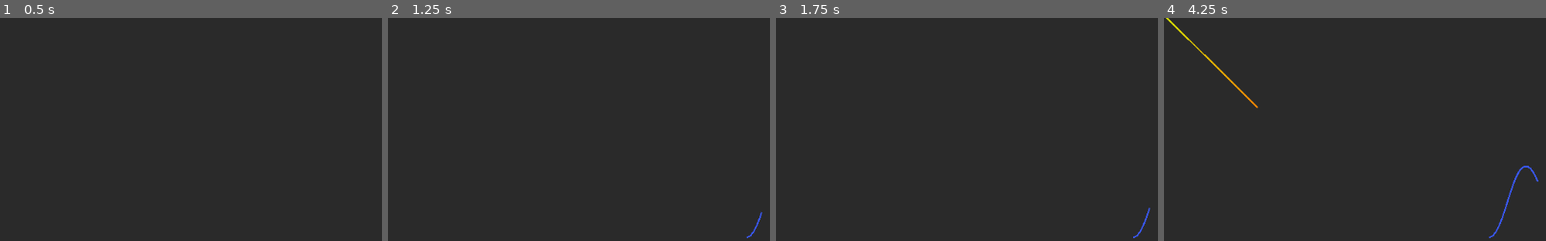
Above: before the commit, frames 1-4 (left to right).
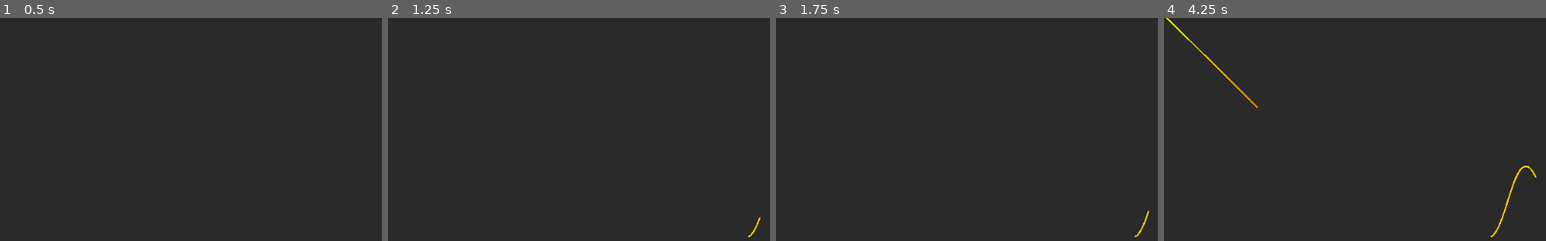
Above: after the commit, the same moments.

Repository: NuclearPhoenixx/Physics-Pendulum
Game: Godot game, scene res://main.tscn
Two runs of this game, one before a commit and one after it. Both use one fixed random seed, a clock stepped at 60 frames per second and the inputs below.
Inputs:
- Up to frame 1 (0.5 s): no input
- Up to frame 2 (1.25 s): click "START" at 0.5 s
- Up to frame 3 (1.75 s): click "STOP" at 1.25 s
- Up to frame 4 (4.25 s): click "START" at 2 s; click "STOP" at 2.75 s; click "START" at 3.5 s
The pictures show only the part of the screen within x 50-100%, y 50-100%; the shares and areas given below are measured in that part.

Frame 1 is identical in both runs. In frame 2, less than 0.1% of the frame differs, in the area x 93-98%, y 86-99%; in frame 3, less than 0.1%; in frame 4, 0.3%, in the area x 85-98%, y 66-99%.

Commit message:
improve graph performance

Diff:
--- a/gui/graph.gd
+++ b/gui/graph.gd
@@ -20,10 +20,12 @@
 
 		i += 1
 
-# UPDATE THE GRAPH EACH FRAME WITH NEW DATA
+# MOVE THE GRAPH EACH FRAME TO THE LEFT
 func _physics_process(delta):
 	update_graph() #re-draw the graph
 
+# ADD NEW DATA POINTS EVERY TIMER INTERVAL TO PREVENT LAG
+func _on_Timer_timeout():
 	var factor = 100 / (2 * abs(float(amplitude.text) * PI / 180)) #compute factor so that graph is same size for every amplitude
 	var new_point = Vector2(0, pendulum.phi * factor) #update point position with new data
 	add_point(new_point)
--- a/main.tscn
+++ b/main.tscn
@@ -100,7 +100,6 @@
 margin_bottom = 108.0
 
 [node name="HBoxContainer" type="HBoxContainer" parent="CtrlHUD/Buttons"]
-editor/display_folded = true
 margin_right = 116.0
 margin_bottom = 20.0
 
@@ -225,10 +224,18 @@
 
 [node name="Graph" type="Line2D" parent="Container"]
 width = 2.0
-default_color = Color( 0.231373, 0.356863, 1, 1 )
+default_color = Color( 1, 0.843137, 0, 1 )
 texture_mode = 1063256064
+joint_mode = 2
+begin_cap_mode = 2
+end_cap_mode = 2
 script = ExtResource( 13 )
+
+[node name="Timer" type="Timer" parent="Container"]
+wait_time = 0.1
+autostart = true
 [connection signal="text_entered" from="CtrlHUD/Settings/Angle" to="CtrlHUD/Settings/Angle" method="_on_Angle_text_entered"]
 [connection signal="text_entered" from="CtrlHUD/Settings/Length" to="CtrlHUD/Settings/Length" method="_on_Length_text_entered"]
 [connection signal="text_entered" from="CtrlHUD/Settings/Velocity" to="CtrlHUD/Settings/Velocity" method="_on_Velocity_text_entered"]
 [connection signal="text_entered" from="CtrlHUD/Settings/Damp" to="CtrlHUD/Settings/Damp" method="_on_Damp_text_entered"]
+[connection signal="timeout" from="Container/Timer" to="Container/Graph" method="_on_Timer_timeout"]
--- a/project.godot
+++ b/project.godot
@@ -17,7 +17,6 @@
 
 config/name="2D-Pendulum"
 run/main_scene="res://main.tscn"
-run/low_processor_mode=true
 config/icon="res://icon.png"
 
 [display]
